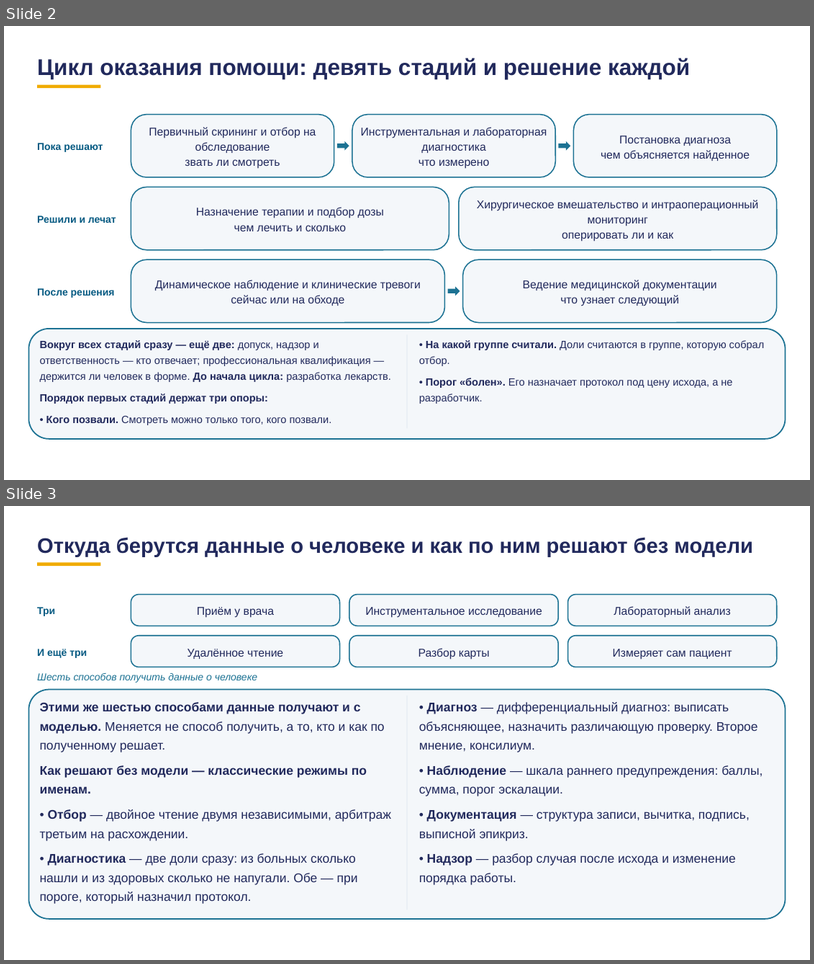
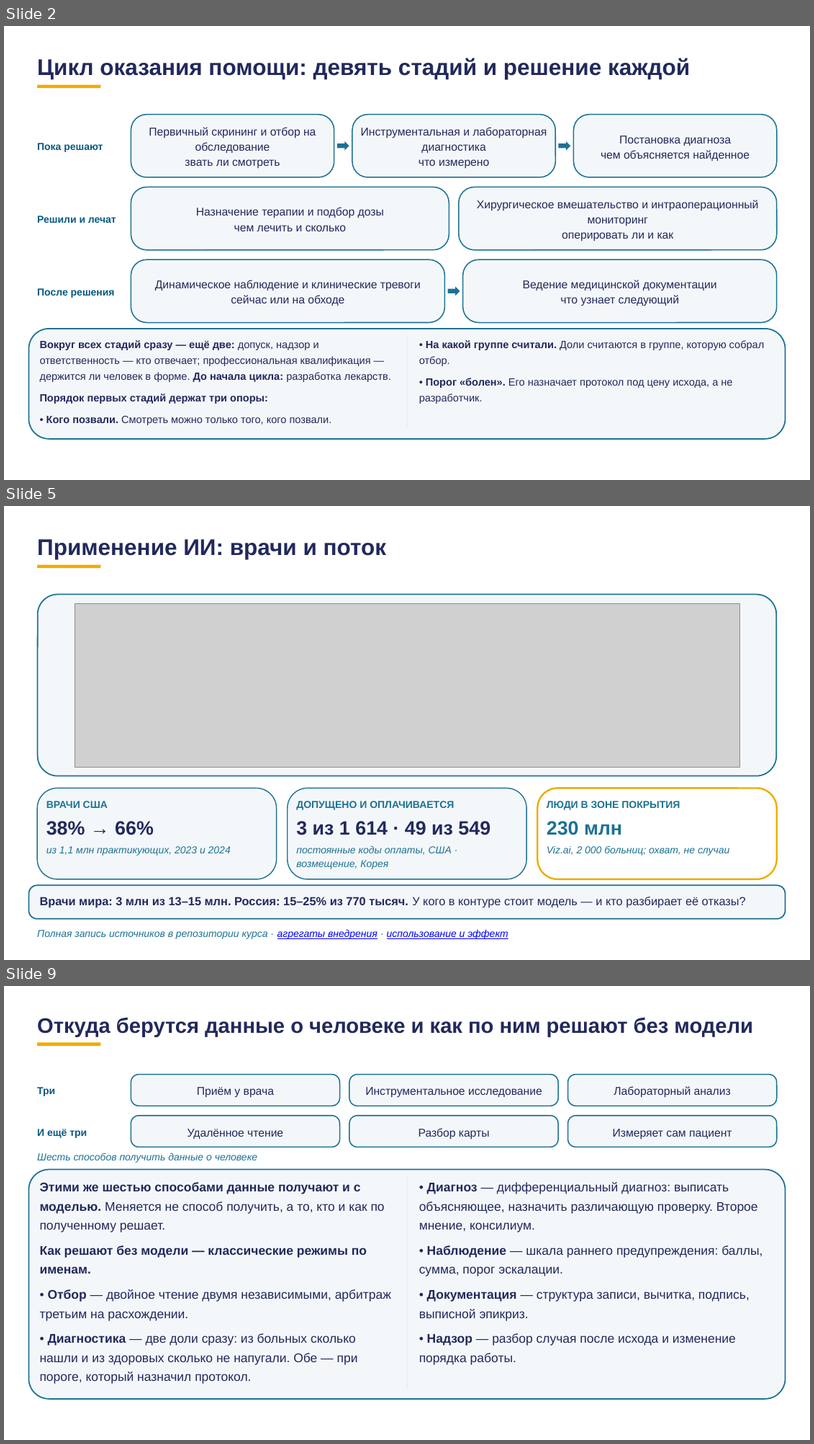
Before and after one commit to tellina-study/AI-usage-lessons, a slide deck: library/lectures/lec-07/rework/deck/lec-07-karkas.pptx. Shown one above the other, each under a label of ours: slides 2 and 3 before the commit, slides 2, 5 and 9 after it; the slides between them are not shown. The pictures are 814x964 and 814x1444 pixels, drawn with LibreOffice and Linux fonts; fonts in the diff are those of the drawing; grey boxes stand for pictures. Boxes give left, top, right and bottom in pixels: in the first picture for what was removed or moved away, otherwise in the second. Text is boxed around its words. In the diff, an @@ line names an element or a change of style, - is before the commit and + after.

```diff
--- a/library/lectures/lec-07/rework/deck/lec-07-karkas.pptx
+++ b/library/lectures/lec-07/rework/deck/lec-07-karkas.pptx
@@ slide 5 added at box(4, 506, 810, 960), background #FFFFFF @@
@@ text added at box(37, 539, 387, 559), 27 pt, text #21295C, bold @@
+Применение ИИ: врачи и поток
@@ rectangle added at box(37, 565, 100, 569), fill #F0AB00 @@
@@ rounded rectangle added at box(38, 595, 777, 776), fill #F4F7FA, outline #1C7293 1.5 pt @@
@@ picture added at box(75, 603, 741, 767) @@
@@ rounded rectangle added at box(37, 788, 277, 879), fill #F4F7FA, outline #1C7293 1.2 pt @@
@@ text added at box(46, 800, 108, 808), 12 pt, text #1C7293, bold @@
+ВРАЧИ США
@@ rounded rectangle added at box(288, 788, 527, 879), fill #F4F7FA, outline #1C7293 1.2 pt @@
@@ text added at box(296, 800, 454, 810), 12 pt, text #1C7293, bold @@
+ДОПУЩЕНО И ОПЛАЧИВАЕТСЯ
@@ rounded rectangle added at box(538, 788, 778, 879), fill #FFFFFF, outline #F0AB00 2 pt @@
@@ text added at box(547, 800, 680, 810), 12 pt, text #1C7293, bold @@
+ЛЮДИ В ЗОНЕ ПОКРЫТИЯ
@@ text added at box(46, 821, 154, 835), 23 pt, text #21295C, bold @@
+38% → 66%
@@ text added at box(296, 821, 491, 835), 23 pt, text #21295C, bold @@
+3 из 1 614 · 49 из 549
@@ text added at box(547, 821, 622, 835), 23 pt, text #1C7293, bold @@
+230 млн
@@ text added at box(46, 846, 231, 855), 12 pt, text #1C7293, italic @@
+из 1,1 млн практикующих, 2023 и 2024
@@ text added at box(296, 846, 452, 869), 12 pt, text #1C7293, italic @@
+постоянные коды оплаты, США · возмещение, Корея
@@ text added at box(547, 846, 730, 855), 12 pt, text #1C7293, italic @@
+Viz.ai, 2 000 больниц; охват, не случаи
@@ rounded rectangle added at box(28, 885, 786, 919), fill #F4F7FA, outline #1C7293 1.5 pt @@
@@ text added at box(40, 896, 746, 908), 14 pt, text #21295C, bold @@
+Врачи мира: 3 млн из 13–15 млн. Россия: 15–25% из 770 тысяч. У кого в контуре стоит модель — и кто разбирает её отказы?
@@ text added at box(37, 929, 509, 939), 12 pt, text #1C7293, italic @@
+Полная запись источников в репозитории курса · агрегаты внедрения · использование и эффект
@@ what was slide 3 is now slide 9 @@
```
Also in this commit, not shown: 5 slides changed, 10 other slides added, 8 other files.
